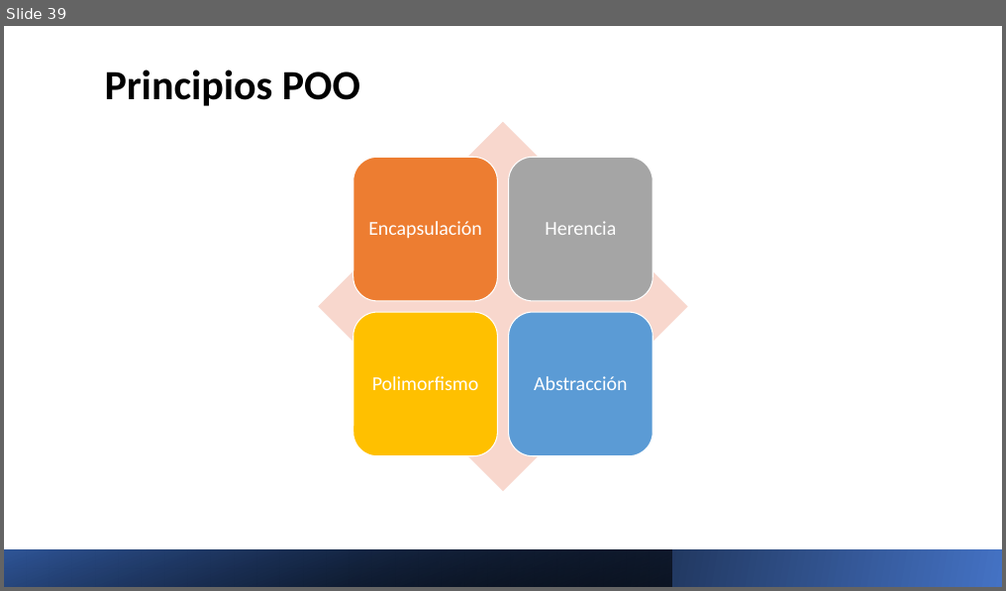
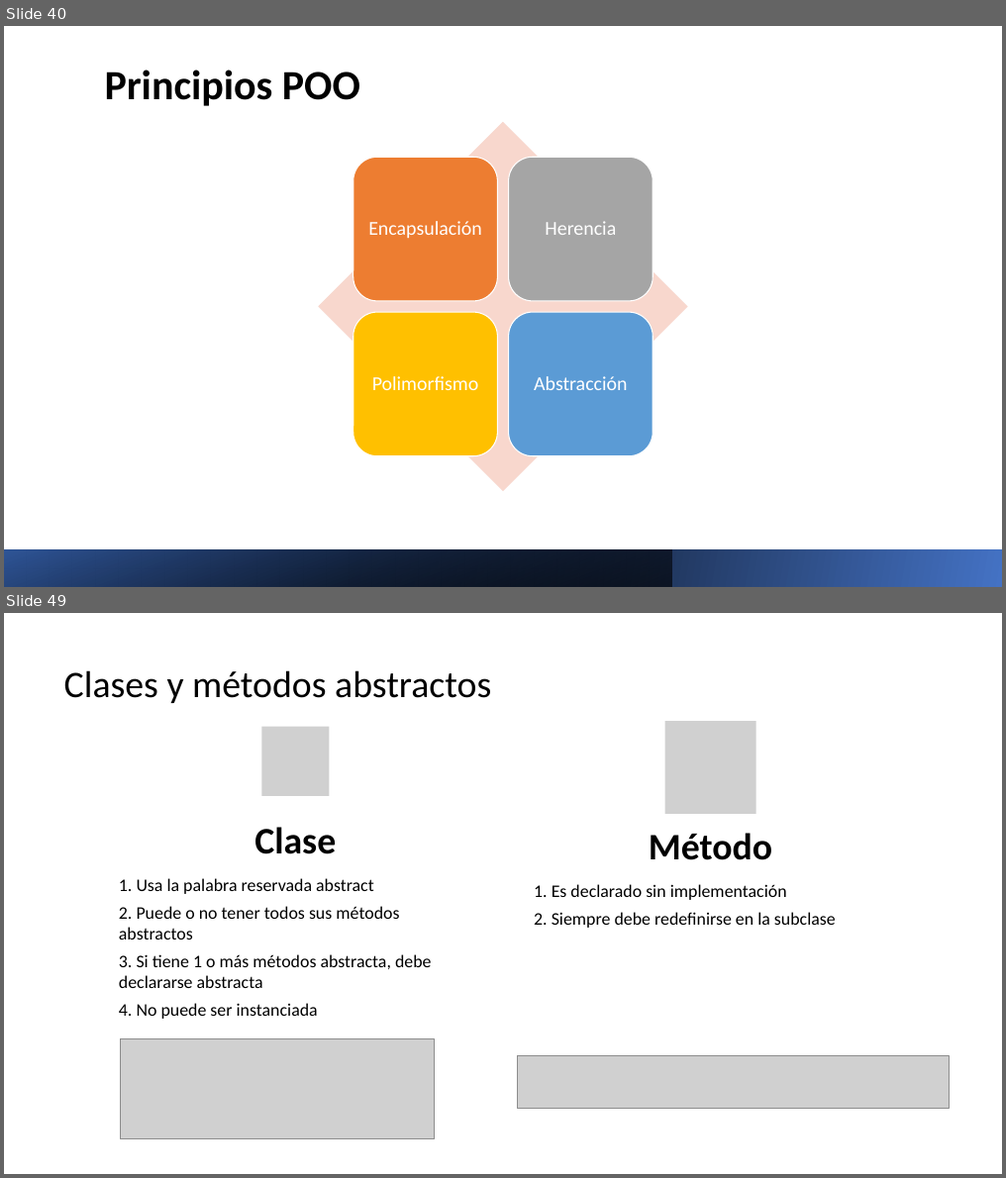
Before and after one commit to Charris1904/automation-qa-sessions, a slide deck: files/1. Java.pptx. Shown one above the other, each under a label of ours: slide 39 before the commit, slides 40 and 49 after it; the slides between them are not shown. The pictures are 1006x591 and 1006x1178 pixels, drawn with LibreOffice and Linux fonts; fonts in the diff are those of the drawing; grey boxes stand for pictures. Boxes give left, top, right and bottom in pixels: in the first picture for what was removed or moved away, otherwise in the second. Text is boxed around its words. In the diff, an @@ line names an element or a change of style, - is before the commit and + after.

```diff
--- a/files/1. Java.pptx
+++ b/files/1. Java.pptx
@@ slide 49 added at bbox=[4, 613, 1002, 1174], background #FFFFFF @@
@@ title added at bbox=[64, 670, 491, 703], 36 pt, text #000000 @@
+Clases y métodos abstractos
@@ group added at bbox=[119, 721, 836, 1019]: 4 texts, 2 pictures @@
+Clase
+1. Usa la palabra reservada abstract
+2. Puede o no tener todos sus métodos abstractos
+3. Si tiene 1 o más métodos abstracta, debe declararse abstracta
+4. No puede ser instanciada
+Método
+1. Es declarado sin implementación
+2. Siempre debe redefinirse en la subclase
@@ picture added at bbox=[121, 1039, 435, 1140] @@
@@ picture added at bbox=[517, 1057, 949, 1109] @@
@@ what was slide 39 is now slide 40 @@
```
Also in this commit, not shown: 10 other slides added, 25 other files.
